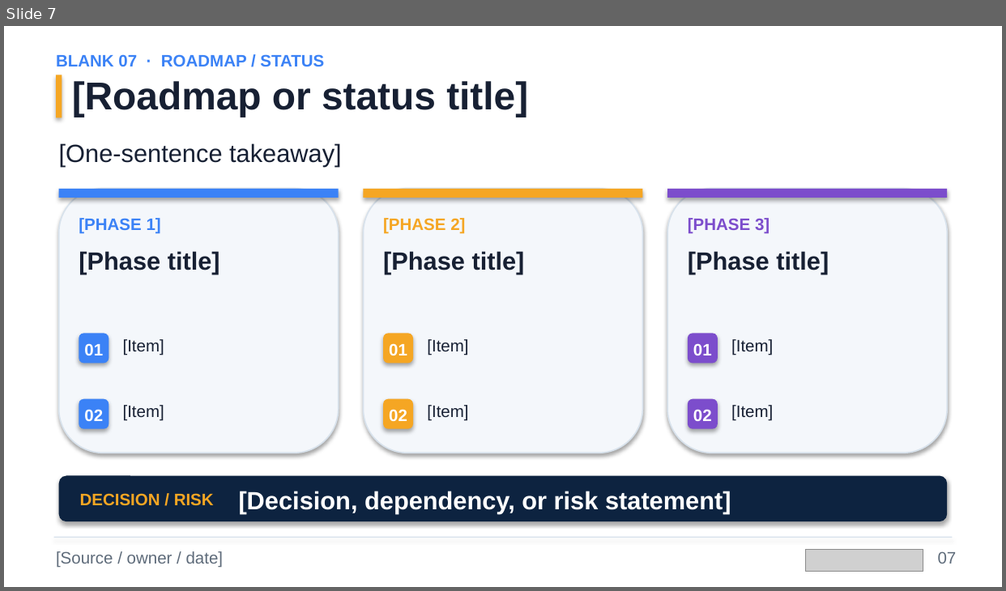
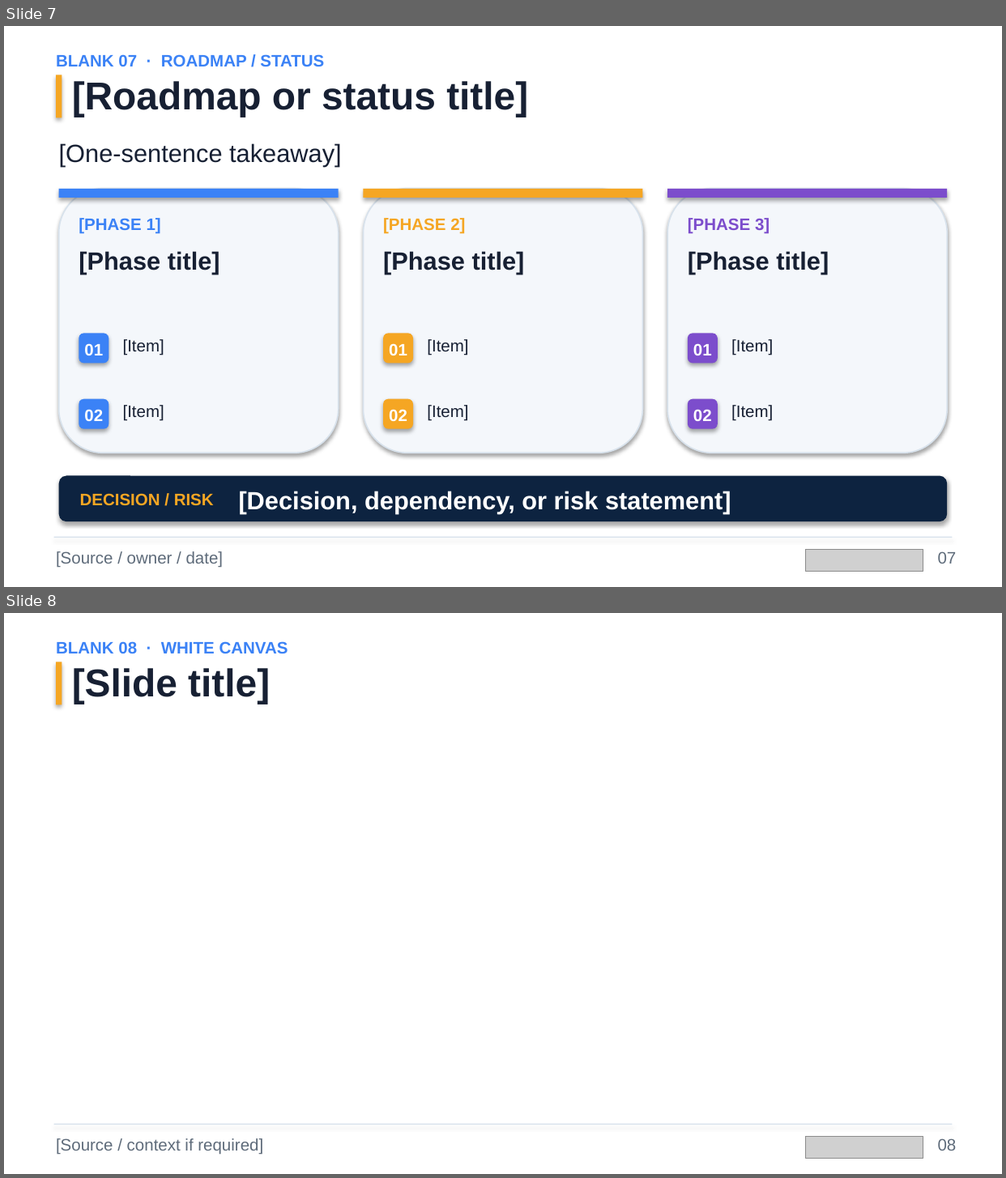
Before and after one commit to hsliuustc0106/hsliuustc0106-skills, a slide deck: skills/vllm-omni-deck/assets/vllm-omni-blank-template.pptx. Shown one above the other, each under a label of ours: slide 7 before the commit, slides 7 and 8 after it. The pictures are 1006x591 and 1006x1178 pixels, drawn with LibreOffice and Linux fonts; fonts in the diff are those of the drawing; grey boxes stand for pictures. Boxes give left, top, right and bottom in pixels: in the first picture for what was removed or moved away, otherwise in the second. Text is boxed around its words. In the diff, an @@ line names an element or a change of style, - is before the commit and + after.

Commit message:
Brand the blank white slide layout

```diff
--- a/skills/vllm-omni-deck/assets/vllm-omni-blank-template.pptx
+++ b/skills/vllm-omni-deck/assets/vllm-omni-blank-template.pptx
@@ slide 8 added at [4, 613, 1002, 1174], background #FFFFFF @@
@@ text added at [56, 641, 288, 653], 12 pt, text #3B82F6, bold @@
+BLANK 08 · WHITE CANVAS
@@ rectangle added at [56, 662, 62, 705], fill #F5A623 @@
@@ text added at [72, 668, 270, 704], 28 pt, text #172033, bold @@
+[Slide title]
@@ rectangle added at [54, 1124, 952, 1125], fill #D8E2EC @@
@@ text added at [56, 1139, 263, 1155], 12 pt, text #5E6B7A @@
+[Source / context if required]
@@ picture added at [805, 1137, 923, 1158] @@
@@ text added at [938, 1139, 957, 1151], 12 pt, text #5E6B7A @@
+08
```
Also in this commit, not shown: 1 slide removed, 6 other files.
